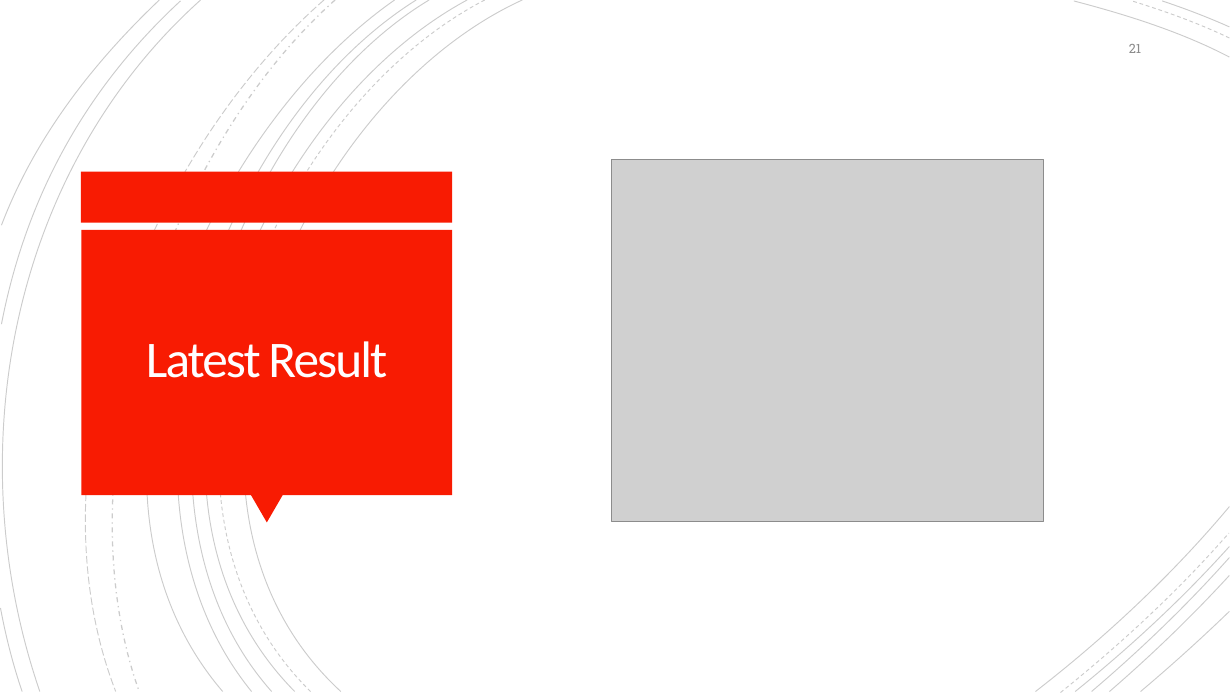
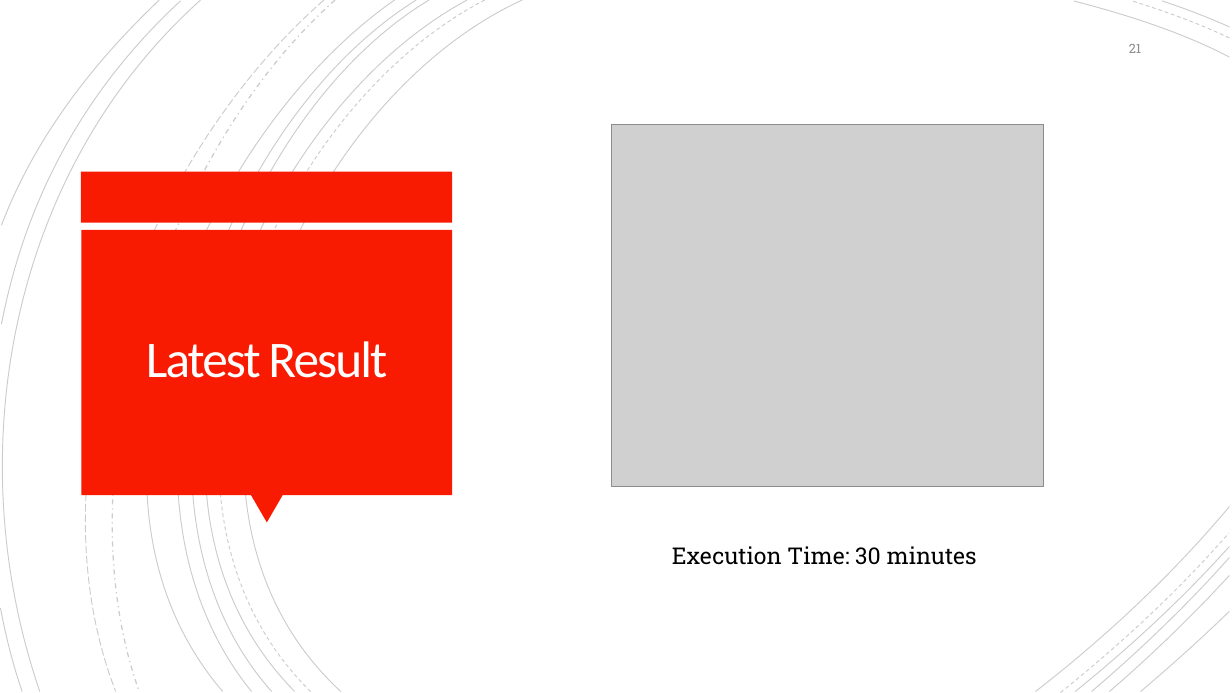
Before and after one commit to Jacopx/OMA_ExamTimeTable, a slide deck: slide 21 of PowerPoint/OMA-MZ_03-Presentation.pptx. Drawn at 1232x693 pixels with LibreOffice and Linux fonts; fonts in the diff are those of the drawing; grey boxes stand for pictures. Boxes give left, top, right and bottom in pixels: in the first picture for what was removed or moved away, otherwise in the second. Text is boxed around its words. In the diff, an @@ line names an element or a change of style, - is before the commit and + after.

```diff
--- a/PowerPoint/OMA-MZ_03-Presentation.pptx
+++ b/PowerPoint/OMA-MZ_03-Presentation.pptx
@@ picture: place and size @@
-picture at (612, 160, 1044, 522)
+picture at (612, 125, 1044, 487)
@@ text added at (672, 546, 977, 565), 18 pt, text #000000 @@
+Execution Time: 30 minutes
```
Also in this commit, not shown: 1 other slide changed, 1 slide added, 1 slide removed, 2 other files.
